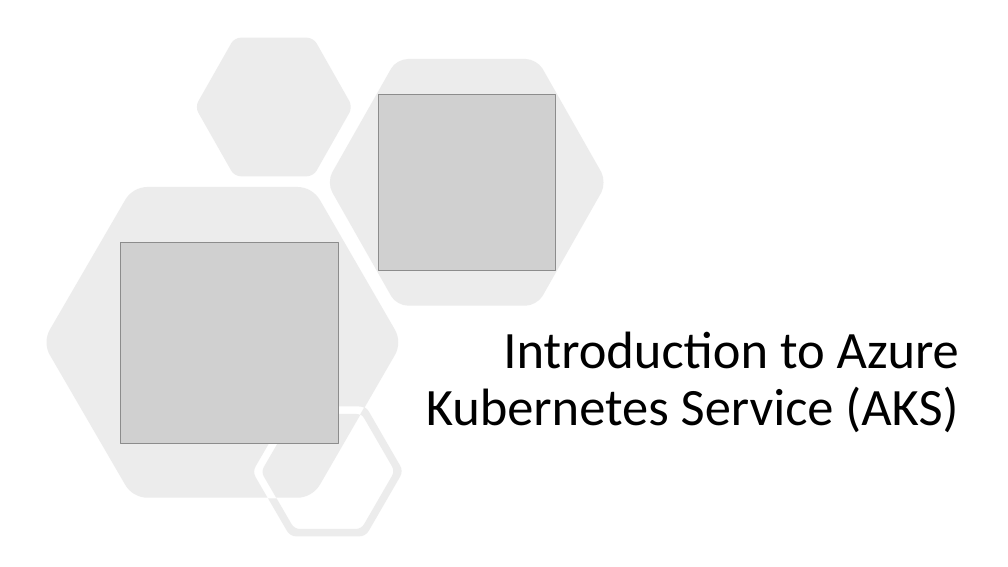
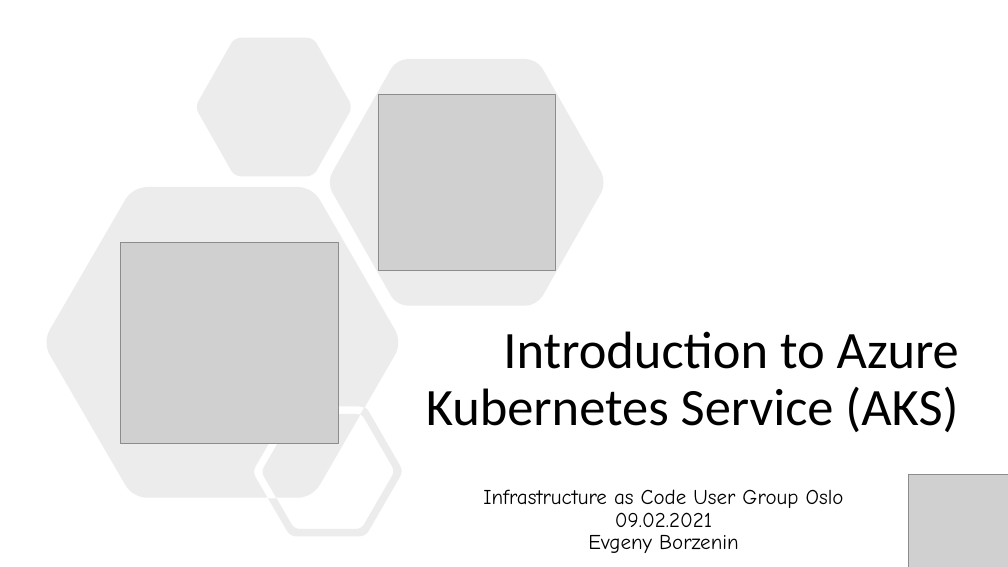
Before and after one commit to evgenyb/aks-workshops, a slide deck: slide 1 of 01-aks-and-k8s-101/slides/Introduction to AKS.pptx. Drawn at 1008x567 pixels with LibreOffice and Linux fonts; fonts in the diff are those of the drawing; grey boxes stand for pictures. Boxes give left, top, right and bottom in pixels: in the first picture for what was removed or moved away, otherwise in the second. Text is boxed around its words. In the diff, an @@ line names an element or a change of style, - is before the commit and + after.

```diff
--- a/01-aks-and-k8s-101/slides/Introduction to AKS.pptx
+++ b/01-aks-and-k8s-101/slides/Introduction to AKS.pptx
@@ picture added at (x1=909, y1=474, x2=1008, y2=567) @@
@@ subtitle added at (x1=483, y1=489, x2=844, y2=553), 20 pt, text #000000 @@
+Infrastructure as Code User Group Oslo
+09.02.2021
+Evgeny Borzenin
```
Also in this commit, not shown: 14 other files.
